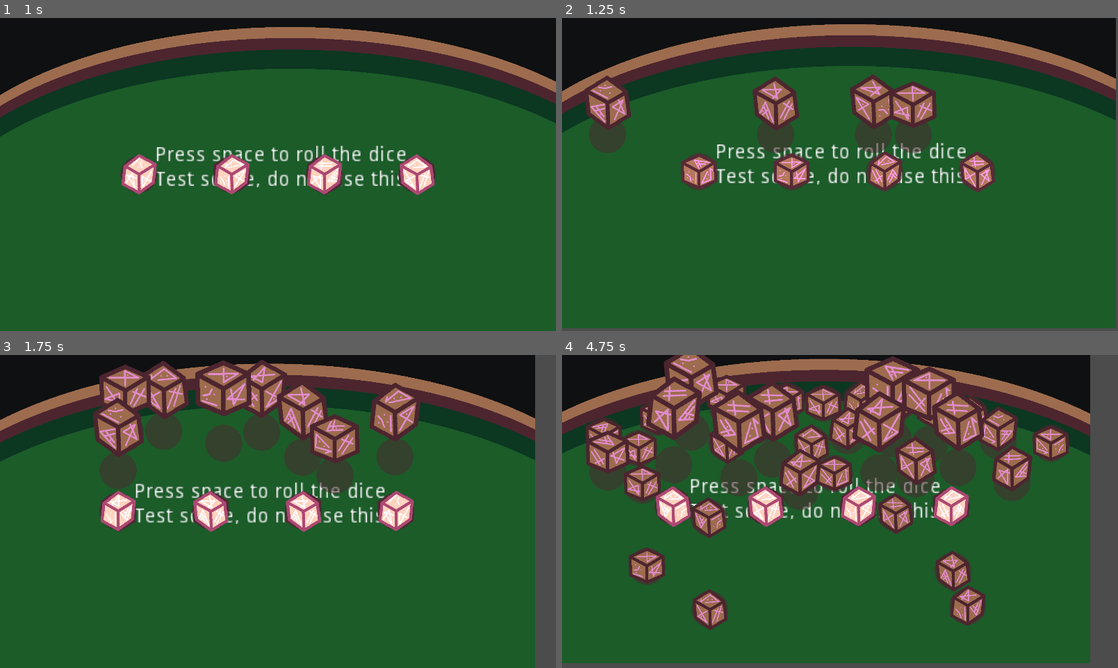
Above: before the commit, frames 1-4 (two rows, left to right).
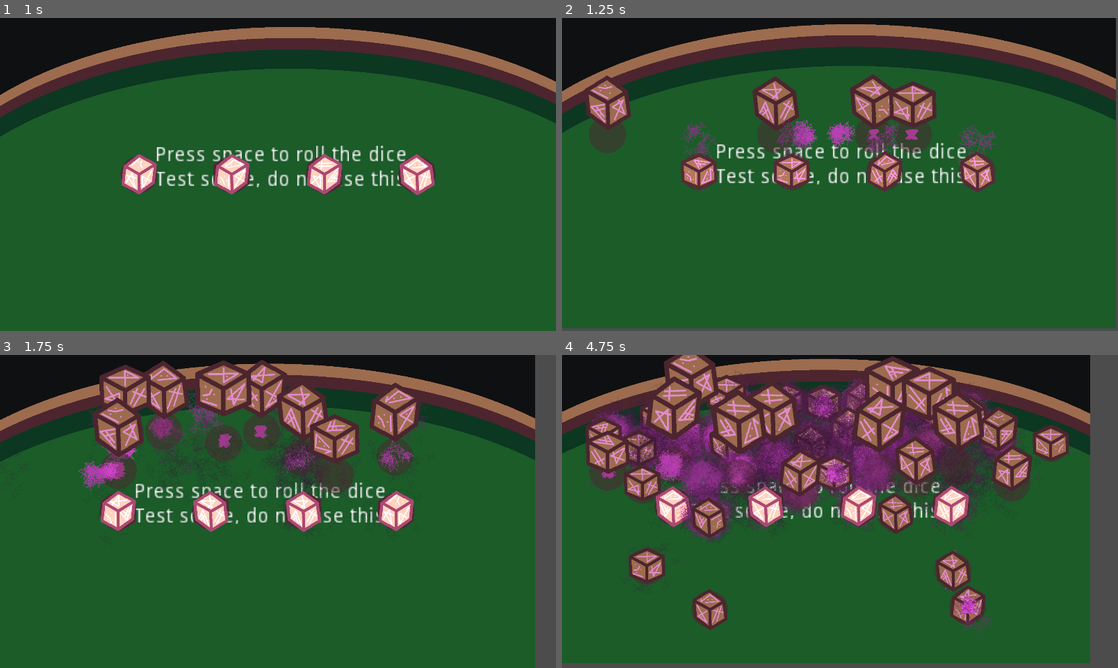
Above: after the commit, the same moments.

Repository: krobbi/gmtk-2022
Game: Godot game, scene res://scenes/test_table/test_table.tscn
Same seed, same stepped clock (60 frames per second), same inputs: the game is played once before the commit and once after it.
Inputs:
- Up to frame 1 (1 s): tap Space at 0.5 s; hold Right (ui_right) from 0.53 s (still down); tap Enter (ui_accept) at 0.77 s
- Up to frame 2 (1.25 s): keep holding Right (ui_right)
- Up to frame 3 (1.75 s): tap Space at 1.25 s; release Right (ui_right) at 1.28 s; hold Left (ui_left) from 1.28 s (still down); tap Enter (ui_accept) at 1.52 s
- Up to frame 4 (4.75 s): tap Space every 0.75 s from 2 to 4.25 s; release Left (ui_left) at 2.03 s; hold Right (ui_right) 2.03-3.53 s; tap Enter (ui_accept) at 3.02, 3.77, 4.52 s; hold Left (ui_left) from 3.53 s (still down)

Frame 1 is identical in both runs. In frame 2, 1.3% of the frame differs, in the area x 21-79%, y 32-56%; in frame 3, 2.1%; in frame 4, 11%, in the area x 4-83%, y 4-90%.

Commit message:
Dice effects
Add score reveal sound and particles,

Diff:
--- /dev/null
+++ b/entities/bounce_effect/bounce_effect.gd
@@ -0,0 +1,7 @@
+class_name BounceEffect
+extends Particles2D
+
+func _ready() -> void:
+	set_emitting(true)
+	yield(get_tree().create_timer(0.5), "timeout")
+	queue_free()
--- /dev/null
+++ b/entities/bounce_effect/bounce_effect.tscn
@@ -0,0 +1,33 @@
+[gd_scene load_steps=6 format=2]
+
+[ext_resource path="res://entities/bounce_effect/bounce_effect.gd" type="Script" id=1]
+[ext_resource path="res://resources/textures/bounce_particle.png" type="Texture" id=2]
+
+[sub_resource type="Gradient" id=1]
+colors = PoolColorArray( 1, 1, 1, 1, 0.00392157, 0.00392157, 0.00392157, 0 )
+
+[sub_resource type="GradientTexture" id=2]
+gradient = SubResource( 1 )
+
+[sub_resource type="ParticlesMaterial" id=3]
+flag_disable_z = true
+spread = 180.0
+gravity = Vector3( 0, 0, 0 )
+initial_velocity = 263.35
+initial_velocity_random = 0.78
+angular_velocity = 720.0
+angular_velocity_random = 1.0
+orbit_velocity = 0.0
+orbit_velocity_random = 0.2
+color = Color( 0.976471, 0.32549, 0.94902, 1 )
+color_ramp = SubResource( 2 )
+
+[node name="BounceEffect" type="Particles2D"]
+emitting = false
+amount = 20
+lifetime = 0.5
+one_shot = true
+explosiveness = 1.0
+process_material = SubResource( 3 )
+texture = ExtResource( 2 )
+script = ExtResource( 1 )
--- a/entities/die/die.gd
+++ b/entities/die/die.gd
@@ -2,6 +2,8 @@
 extends KinematicBody2D
 
 enum State {IDLE, SPAWNING, ROLLING}
+
+const BounceEffectScene: PackedScene = preload("res://entities/bounce_effect/bounce_effect.tscn")
 
 const PERSPECTIVE_SCALE: float = 0.003
 const GRAVITY: float = 20.0
@@ -43,6 +45,7 @@
 			if is_grounded and not is_stopped():
 				velocity *= BOUNCE_FRICTION
 				update_frame()
+				spawn_particles()
 
 			apply_velocity(delta, is_grounded)
 
@@ -106,8 +109,10 @@
 		velocity -= transferred_velocity
 		collider.update_frame()
 		collider.play_clack()
+		collider.spawn_particles()
 
 	play_clack()
+	spawn_particles()
 	EventBus.emit_signal("shake_camera_request", velocity.length() / SHAKE_FACTOR)
 	velocity = velocity.bounce(collision.normal) * wall_power
 	wall_power = max(WALL_POWER_MIN, wall_power - WALL_POWER_DECAY)
@@ -172,6 +177,13 @@
 	clack_player.play()
 
 
+func spawn_particles() -> void:
+	var effect: BounceEffect = BounceEffectScene.instance()
+	effect.position = position
+	effect.position.y -= 1.0
+	get_parent().add_child(effect)
+
+
 # Force stop the die if it has been rolling for too long:
 func _on_roll_timer_timeout() -> void:
 	$CollisionShape.set_deferred("disabled", true)
--- a/entities/floating_number_spawner/floating_number_spawner.gd
+++ b/entities/floating_number_spawner/floating_number_spawner.gd
@@ -11,6 +11,8 @@
 const STANDARD_DEVIATION: float = 4.0
 
 var floating_numbers: Array = []
+
+onready var reveal_player: AudioStreamPlayer = $RevealPlayer
 
 func _process(_delta: float) -> void:
 	if floating_numbers.empty():
@@ -103,3 +105,4 @@
 
 func _on_last_despawned(number: int) -> void:
 	emit_signal("number_rolled", number)
+	reveal_player.play()
--- a/entities/floating_number_spawner/floating_number_spawner.tscn
+++ b/entities/floating_number_spawner/floating_number_spawner.tscn
@@ -1,6 +1,11 @@
-[gd_scene load_steps=2 format=2]
+[gd_scene load_steps=3 format=2]
 
 [ext_resource path="res://entities/floating_number_spawner/floating_number_spawner.gd" type="Script" id=1]
+[ext_resource path="res://resources/audio/score_reveal.ogg" type="AudioStream" id=2]
 
 [node name="FloatingNumberSpawner" type="YSort"]
 script = ExtResource( 1 )
+
+[node name="RevealPlayer" type="AudioStreamPlayer" parent="."]
+stream = ExtResource( 2 )
+volume_db = -7.0
--- a/project.godot
+++ b/project.godot
@@ -9,6 +9,11 @@
 config_version=4
 
 _global_script_classes=[ {
+"base": "Particles2D",
+"class": "BounceEffect",
+"language": "GDScript",
+"path": "res://entities/bounce_effect/bounce_effect.gd"
+}, {
 "base": "KinematicBody2D",
 "class": "Die",
 "language": "GDScript",
@@ -30,6 +35,7 @@
 "path": "res://entities/floating_number_spawner/floating_number_spawner.gd"
 } ]
 _global_script_class_icons={
+"BounceEffect": "",
 "Die": "",
 "DieSpawer": "",
 "FloatingNumber": "",
Not shown, added: resources/audio/score_reveal.ogg.import
Binary file added: resources/textures/bounce_particle.png
Not shown, added: resources/textures/bounce_particle.png.import
Not shown, added: resources/audio/score_reveal.ogg
